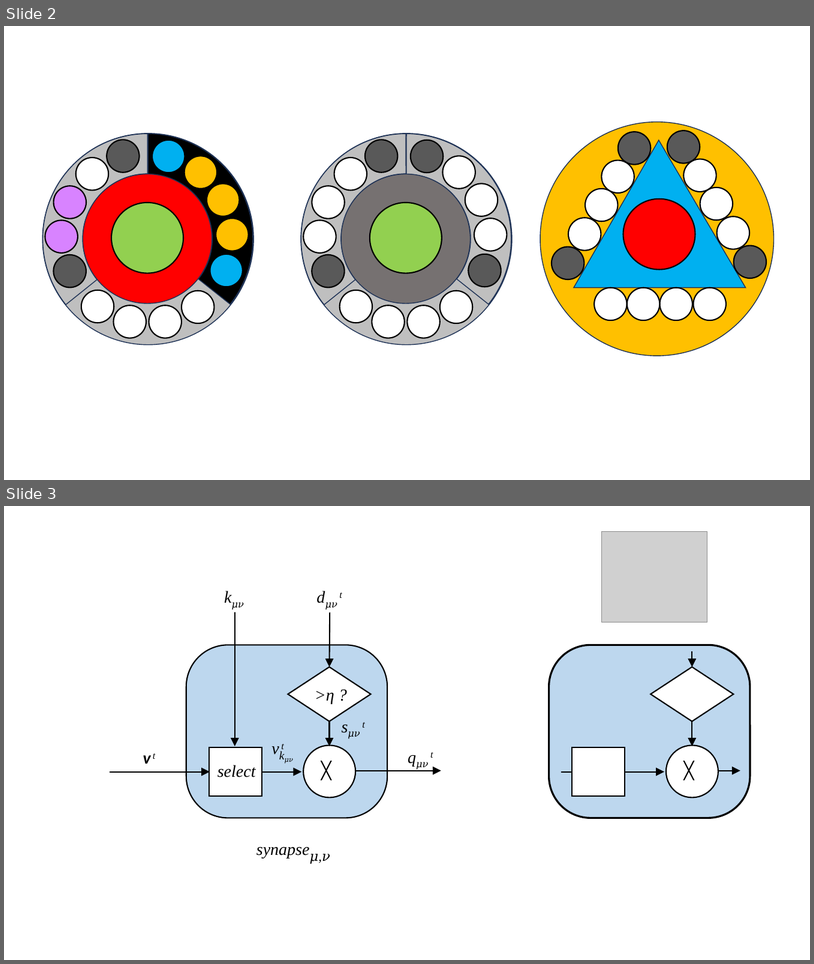
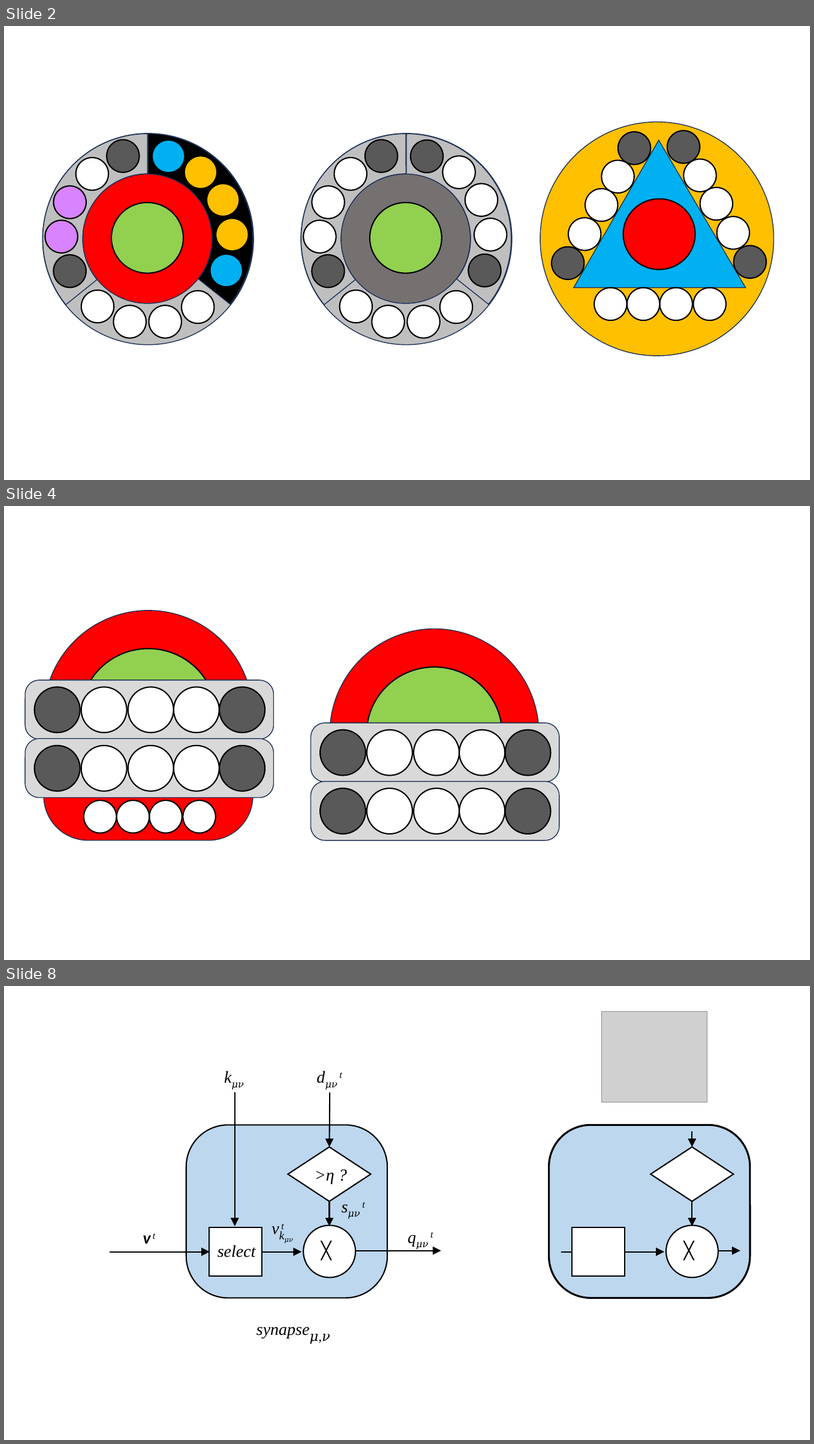
Before and after one commit to ihux/carabao-utils, a slide deck: doc/paper/Sequence Memory.pptx. Shown one above the other, each under a label of ours: slides 2 and 3 before the commit, slides 2, 4 and 8 after it; the slides between them are not shown. The pictures are 814x964 and 814x1444 pixels, drawn with LibreOffice and Linux fonts; fonts in the diff are those of the drawing; grey boxes stand for pictures. Boxes give left, top, right and bottom in pixels: in the first picture for what was removed or moved away, otherwise in the second. Text is boxed around its words. In the diff, an @@ line names an element or a change of style, - is before the commit and + after.

```diff
--- a/doc/paper/Sequence Memory.pptx
+++ b/doc/paper/Sequence Memory.pptx
@@ slide 4 added at [4, 506, 810, 960], background #FFFFFF @@
@@ ellipse added at [44, 610, 253, 819], fill #FF0000, outline #1E3256 1 pt @@
@@ ellipse added at [330, 629, 539, 838], fill #FF0000, outline #1E3256 1 pt @@
@@ ellipse added at [81, 649, 216, 782], fill #92D050, outline #000000 1.5 pt @@
@@ ellipse added at [367, 667, 503, 800], fill #92D050, outline #000000 1.5 pt @@
@@ rounded rectangle added at [44, 728, 253, 840], fill #FF0000, outline #1E3256 1 pt @@
@@ group added at [25, 680, 274, 797]: 10 ellipses, 2 rounded rectangles @@
@@ group added at [311, 723, 560, 840]: 10 ellipses, 2 rounded rectangles @@
@@ group added at [84, 800, 216, 832]: 4 ellipses @@
@@ what was slide 3 is now slide 8 @@
```
Also in this commit, not shown: 1 slide changed, 4 other slides added, 2 other files.
